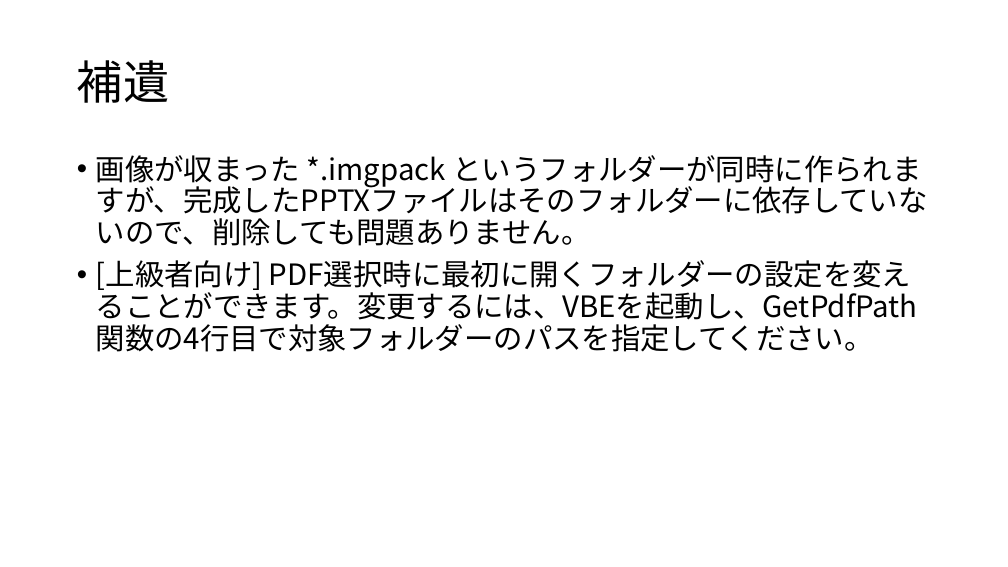
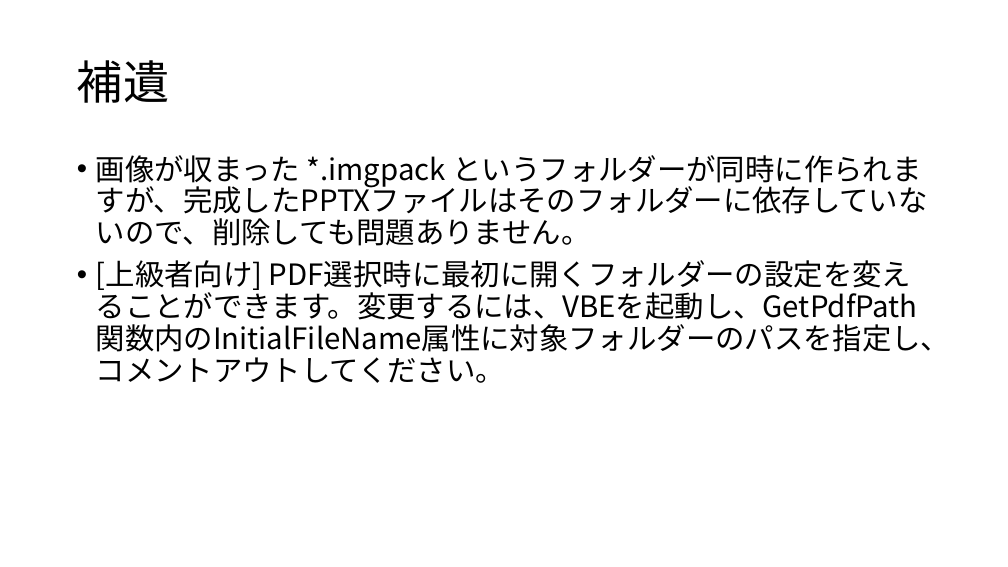
Before and after one commit to KYasuda516/pdf2ppt, a slide deck: slide 4 of Main.pptm. Drawn at 1008x567 pixels with LibreOffice and Linux fonts; fonts in the diff are those of the drawing. Boxes give left, top, right and bottom in pixels: in the first picture for what was removed or moved away, otherwise in the second. Text is boxed around its words. In the diff, an @@ line names an element or a change of style, - is before the commit and + after.

Commit message:
refer to InitialFileName

```diff
--- a/Main.pptm
+++ b/Main.pptm
@@ text at bbox=[96, 260, 951, 383]: text changed @@
-• [上級者向け] PDF選択時に最初に開くフォルダーの設定を変えることができます。変更するには、VBEを起動し、GetPdfPath関数の4行目で対象フォルダーのパスを指定してください。
+• [上級者向け] PDF選択時に最初に開くフォルダーの設定を変えることができます。変更するには、VBEを起動し、GetPdfPath関数内のInitialFileName属性に対象フォルダーのパスを指定し、コメントアウトしてください。
```
